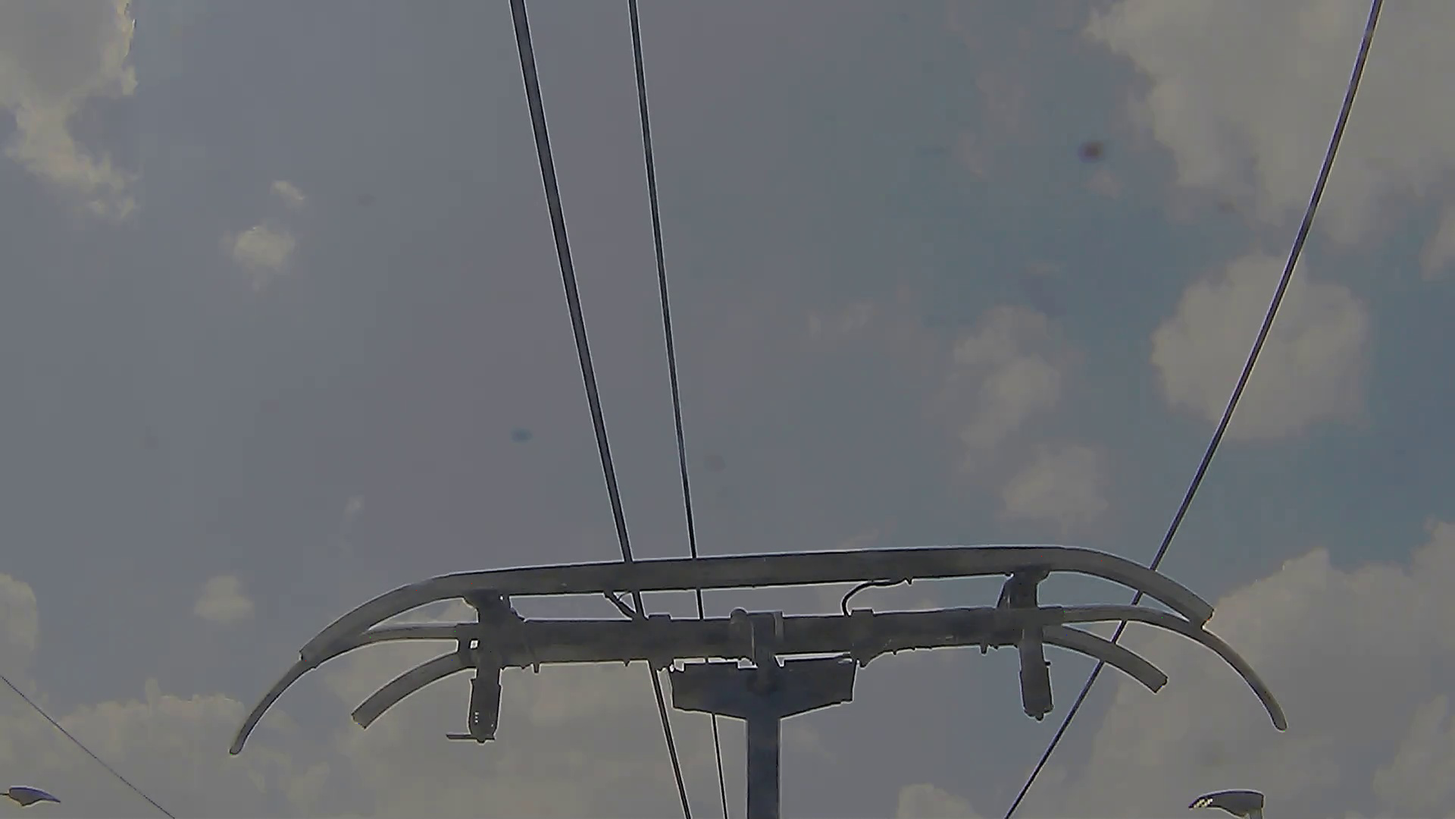
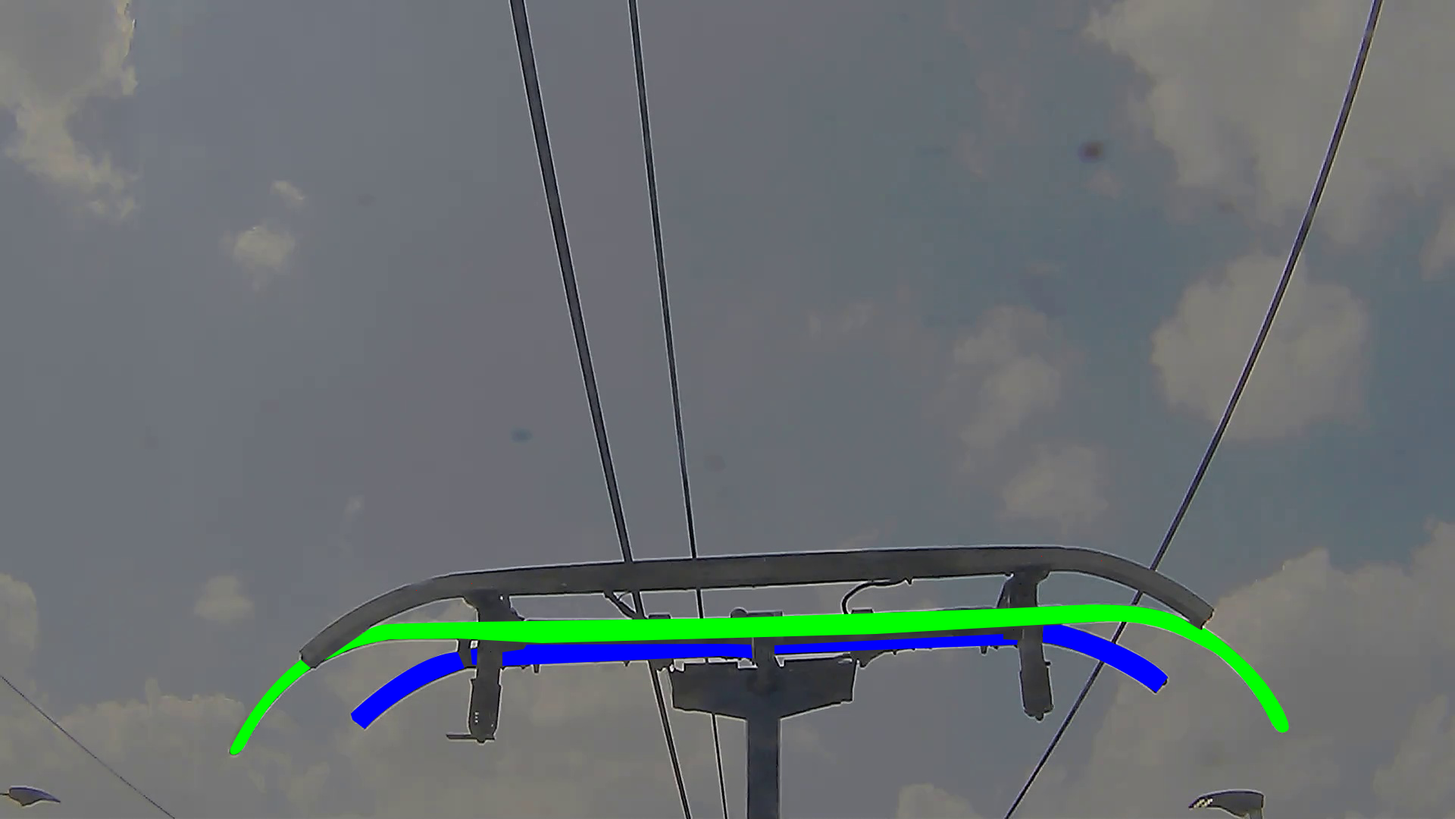
The second 1455px x 819px image is a revision of the first. Changes to its layers:
showed "mask" (2nd of 3, in "middle_bar") over (229, 604, 1290, 755)
showed "mask" (3rd of 3, in "rear_bar") over (350, 624, 1169, 729)
